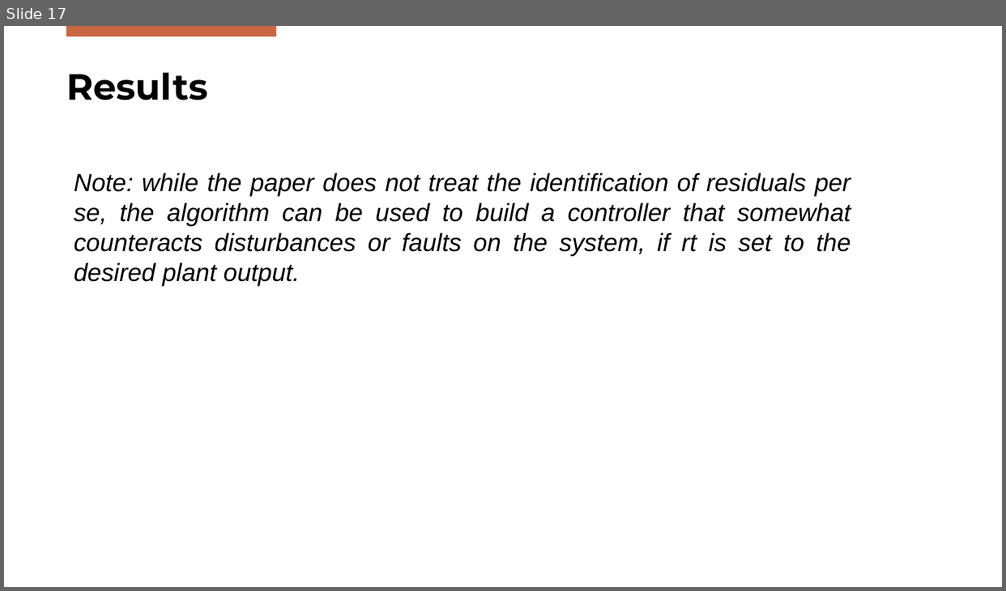
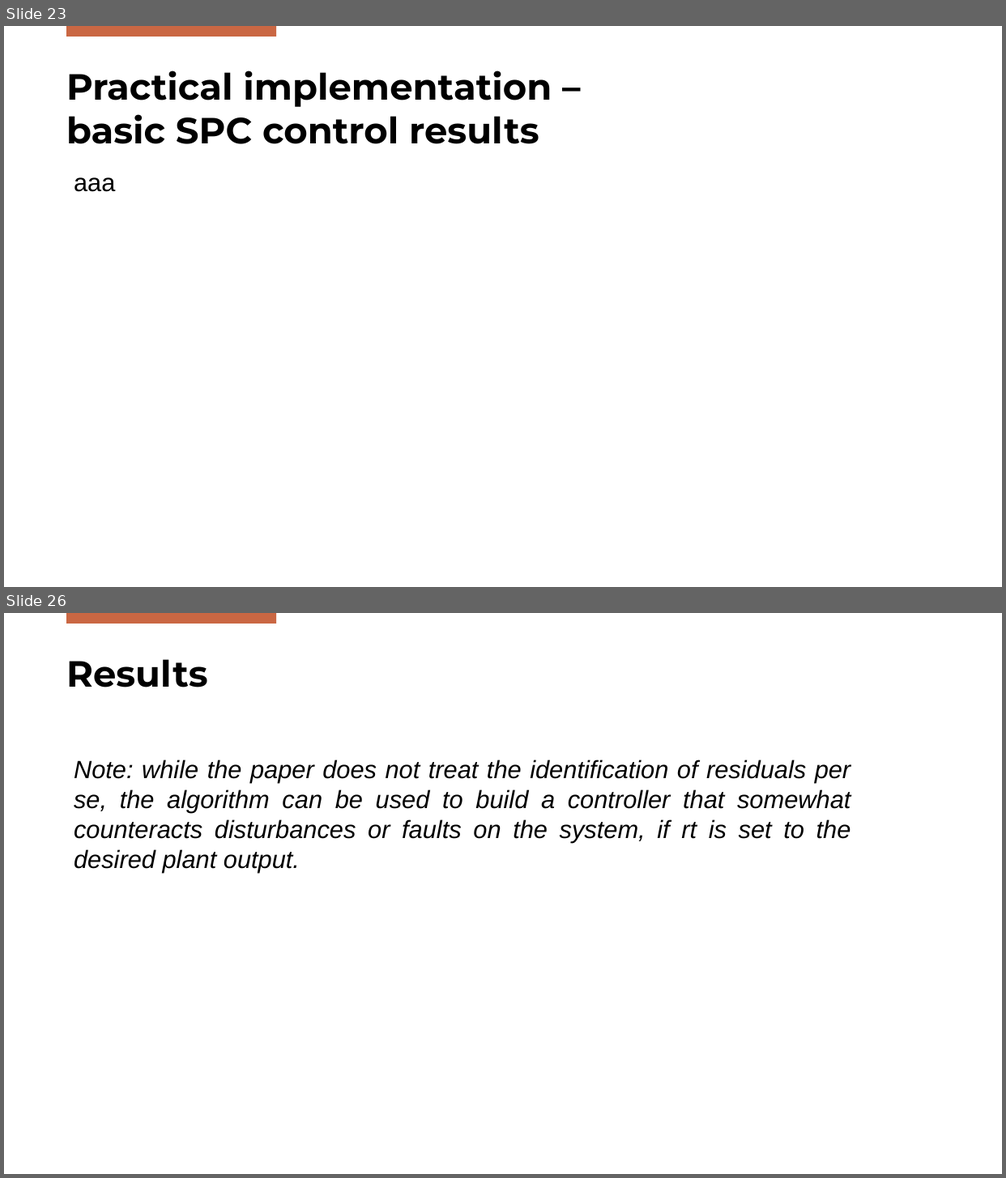
Before and after one commit to Gabriele-Mazzoleni/Progetto_ALES_aa_2025_2026, a slide deck: SPC_Presentation.pptx. Shown one above the other, each under a label of ours: slide 17 before the commit, slides 23 and 26 after it; the slides between them are not shown. The pictures are 1006x591 and 1006x1178 pixels, drawn with LibreOffice and Linux fonts; fonts in the diff are those of the drawing; background and template pictures are left out. Boxes give left, top, right and bottom in pixels: in the first picture for what was removed or moved away, otherwise in the second. Text is boxed around its words. In the diff, an @@ line names an element or a change of style, - is before the commit and + after.

```diff
--- a/SPC_Presentation.pptx
+++ b/SPC_Presentation.pptx
@@ slide 23 added at bbox=[4, 26, 1002, 587], background #FFFFFF; not listed: 1 template element that a slide beside it also shows @@
@@ title added at bbox=[66, 71, 552, 144], 35 pt, text #000000, bold @@
+Practical implementation –
+basic SPC control results
@@ text added at bbox=[74, 177, 115, 192], 24 pt, text #000000 @@
+aaa
@@ what was slide 17 is now slide 26 @@
```
Also in this commit, not shown: 9 other slides added, 1 slide removed, 7 other files.
